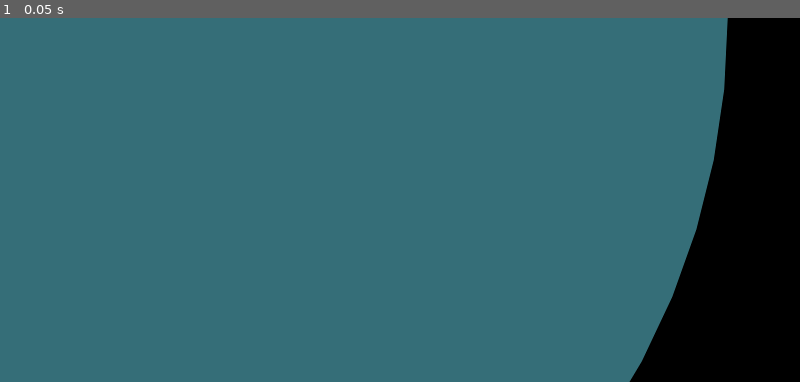
Above: before the commit, frame 1.
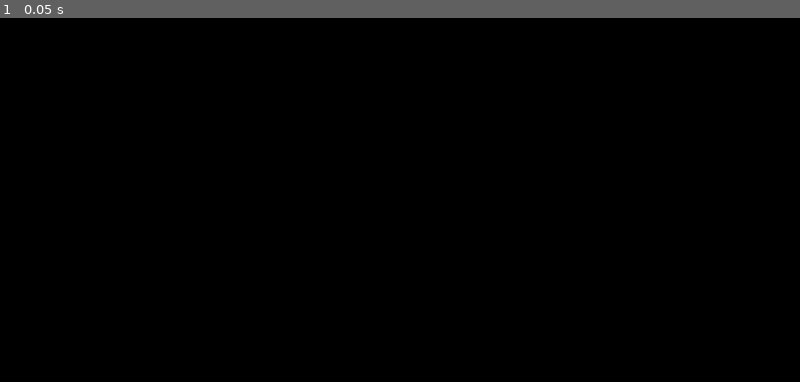
Above: after the commit, the same moment.

Repository: Ryu204/name-later
Game: Godot game, scene res://Components/Environments/ice.tscn
The game is run twice, just before and just after one commit, with the same random seed, the same clock (stepped at 60 frames per second) and the same inputs. This scene is started directly instead of the project's main scene.
Inputs:
- Up to frame 1 (0.05 s): no input

The runs differ from the first frame. In frame 1, 87% of the frame differs, in the area x 0-91%, y 0-100%.

Commit message:
Feat: mud and ice now ease in

Diff:
--- a/Components/Environments/mud.gd
+++ b/Components/Environments/mud.gd
@@ -5,6 +5,7 @@
 @export_group('Appearance')
 @export var color: Color
 @export var radius = 100.0
+@export var ease_in_seconds = 4.0
 @export_group('Stats')
 @export var damping_ratio = 0.7
 @export var turn_strength_ratio = 1.0
@@ -14,10 +15,22 @@
 	get:
 		return _collision_shape.shape as CircleShape2D
 
+var _color_tween: Tween
+
 func _ready() -> void:
 	_cirlce_shape.radius = radius
 	body_entered.connect(_on_body_entered)
 	body_exited.connect(_on_body_exited)
+	_init_color_tween()
+
+func _init_color_tween() -> void:
+	_color_tween = create_tween()
+	var original_alpha = color.a
+	color.a = 0
+	_color_tween.tween_property(self, "color:a", original_alpha, 3).set_trans(Tween.TRANS_SINE)
+
+func _process(_delta: float) -> void:
+	queue_redraw()
 
 func _draw() -> void:
 	draw_circle(Vector2.ZERO, radius, color, true, -1.0, true)
